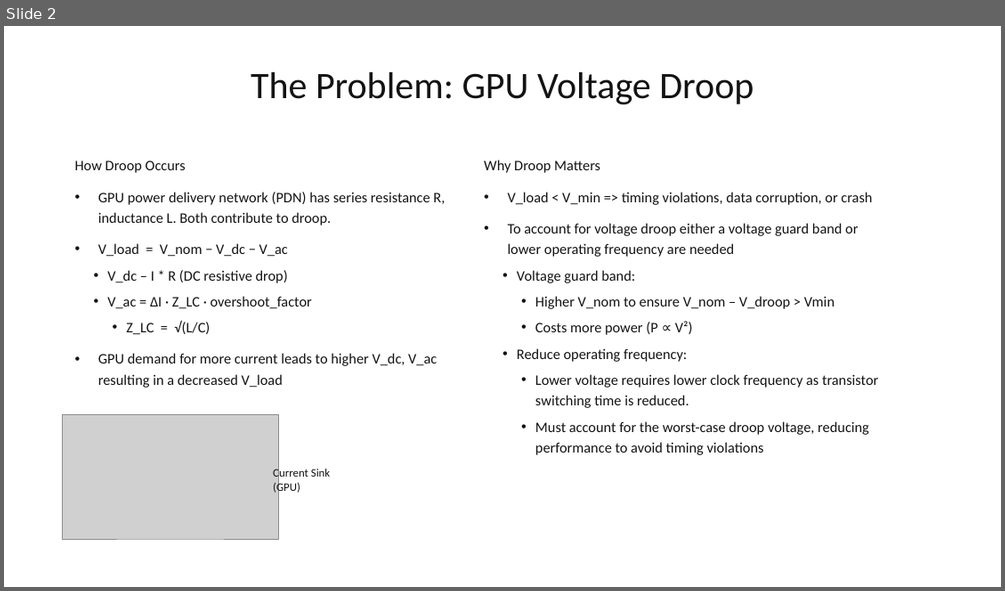
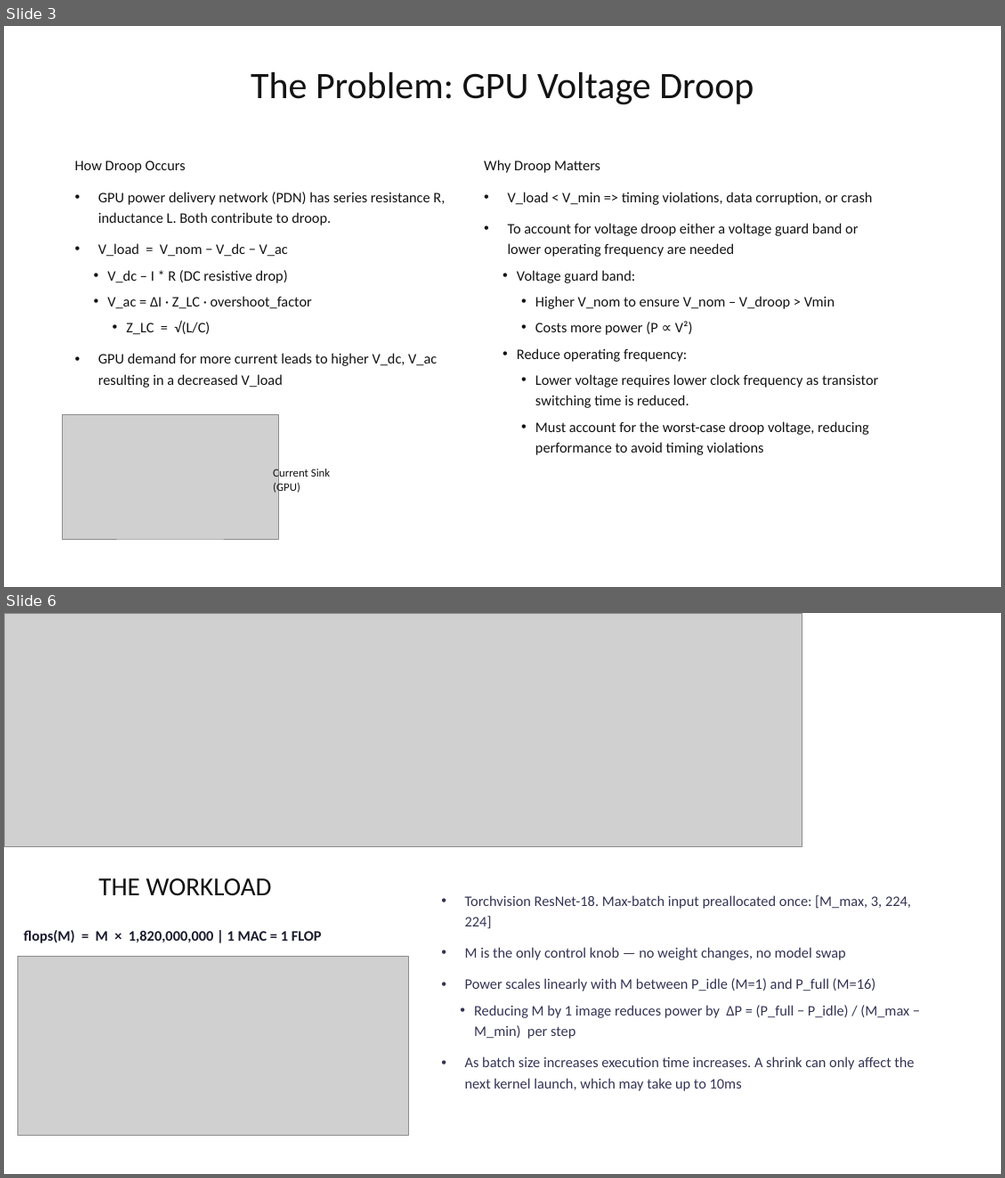
Before and after one commit to Jakub-Mroczek/SlewGuard, a slide deck: SlewGuard.pptx. Shown one above the other, each under a label of ours: slide 2 before the commit, slides 3 and 6 after it; the slides between them are not shown. The pictures are 1005x591 and 1005x1178 pixels, drawn with LibreOffice and Linux fonts; fonts in the diff are those of the drawing; grey boxes stand for pictures. Boxes give left, top, right and bottom in pixels: in the first picture for what was removed or moved away, otherwise in the second. Text is boxed around its words. In the diff, an @@ line names an element or a change of style, - is before the commit and + after.

```diff
--- a/SlewGuard.pptx
+++ b/SlewGuard.pptx
@@ slide 6 added at box(4, 613, 1001, 1174), background #FFFFFF @@
@@ picture added at box(4, 613, 802, 846) @@
@@ title added at box(98, 878, 272, 896), 25 pt, text #131313 @@
+THE WORKLOAD
@@ text added at box(465, 895, 914, 1091), 14 pt, text #333355 @@
+• Torchvision ResNet-18. Max-batch input preallocated once: [M_max, 3, 224, 224]
+• M is the only control knob — no weight changes, no model swap
+• Power scales linearly with M between P_idle (M=1) and P_full (M=16)
+  • Reducing M by 1 image reduces power by ΔP = (P_full − P_idle) / (M_max − M_min) per step
+• As batch size increases execution time increases. A shrink can only affect the next kernel launch, which may take up to 10ms
@@ text added at box(24, 930, 322, 943), 14 pt, text #1A1A2E, bold @@
+flops(M) = M × 1,820,000,000 | 1 MAC = 1 FLOP
@@ picture added at box(18, 956, 409, 1135) @@
@@ what was slide 2 is now slide 3 @@
```
Also in this commit, not shown: 1 slide changed, 6 other slides added, 1 other file.
